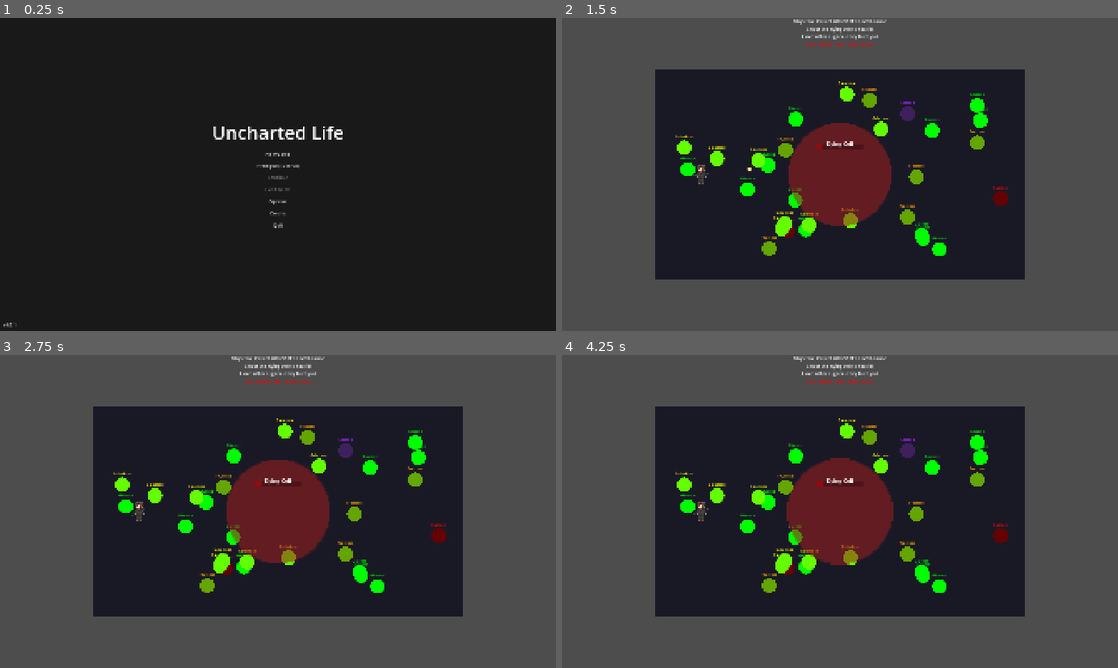
Above: before the commit, frames 1-4 (two rows, left to right).
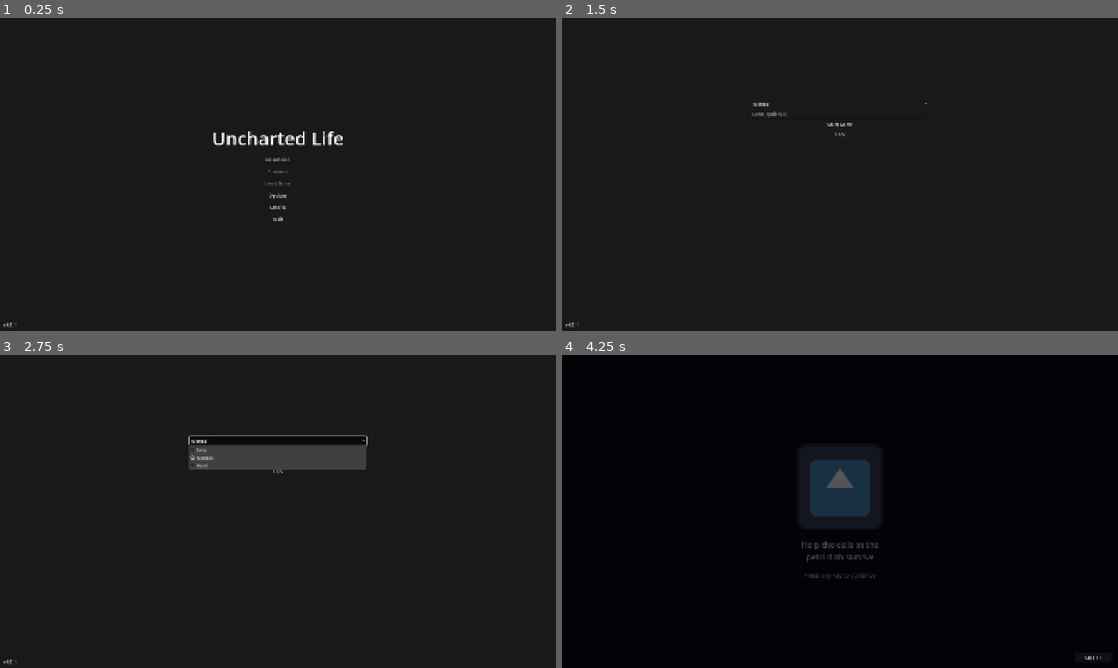
Above: after the commit, the same moments.

Repository: liup215/UnchartedLife
Game: Godot game, scene res://ui/main_menu/main_menu.tscn
Two runs of this game, one before a commit and one after it. Both use one fixed random seed, a clock stepped at 60 frames per second and the inputs below. The engine's default icon, where the game draws it, is replaced by a stand-in: a white triangle on a blue panel in a dark square.
Inputs (mouse positions are in pixels of both pictures, inside the frame that each line leads up to):
- Up to frame 1 (0.25 s): no input
- Up to frame 2 (1.5 s): click (840, 165) at 0.5 s, where only the run before the commit has a clickable "Prologue (Tutorial)"; click (840, 158) at 1.25 s, where only the run after the commit has a clickable "New Game"
- Up to frame 3 (2.75 s): click (278, 439) at 2 s, where only the run after the commit has a clickable "Normal"
- Up to frame 4 (4.25 s): click (840, 439) at 2.75 s, where only the run after the commit has a clickable "Normal"; click (840, 461) at 3.5 s, where only the run after the commit has a clickable "Start Game"

The runs differ from the first frame. In frame 1, 1.1% of the frame differs, in the area x 38-62%, y 34-68%; in frame 2, 63%; in frame 3, 66%; in frame 4, 99%, in the area x 0-100%, y 0-100%.

Commit message:
Reorganize prologue: rename to scene_02, integrate with main.tscn flow
Co-authored-by: liup215 <20367844+liup215@users.noreply.github.com>

Diff:
--- a/scenes/story/prologue/prologue_game.tscn
+++ /dev/null
@@ -1,33 +0,0 @@
-[gd_scene load_steps=6 format=3 uid="uid://dgbyydsllrnai"]
-
-[ext_resource type="Script" uid="uid://dxt57l68xsdk2" path="res://features/prologue/prologue_game.gd" id="1_game"]
-[ext_resource type="PackedScene" uid="uid://c5y8qhmmadkj2" path="res://features/prologue/target_cell.tscn" id="2_cell"]
-[ext_resource type="PackedScene" uid="uid://dbscgytmkqyn7" path="res://features/player/player.tscn" id="3_player"]
-[ext_resource type="Resource" uid="uid://bdo2suynn7vlm" path="res://data/actors/player/player_data.tres" id="4_jlky6"]
-[ext_resource type="PackedScene" uid="uid://d3p8yqsafkl5n" path="res://ui/prologue/prologue_ui.tscn" id="4_ui"]
-
-[node name="PrologueGame" type="Node2D"]
-script = ExtResource("1_game")
-
-[node name="Camera2D" type="Camera2D" parent="."]
-position = Vector2(800, 450)
-zoom = Vector2(0.8, 0.8)
-
-[node name="Background" type="ColorRect" parent="."]
-offset_right = 1600.0
-offset_bottom = 900.0
-color = Color(0.1, 0.1, 0.15, 1)
-
-[node name="SpawnContainer" type="Node2D" parent="."]
-
-[node name="TargetCell" parent="." instance=ExtResource("2_cell")]
-position = Vector2(800, 450)
-victory_health = 1000
-
-[node name="Player" parent="." instance=ExtResource("3_player")]
-position = Vector2(200, 450)
-actor_data = ExtResource("4_jlky6")
-
-[node name="UI" type="CanvasLayer" parent="."]
-
-[node name="PrologueUI" parent="UI" instance=ExtResource("4_ui")]
--- a/scenes/story/prologue/prologue_scene_01.gd
+++ b/scenes/story/prologue/prologue_scene_01.gd
@@ -279,4 +279,6 @@
 func _on_continue_pressed() -> void:
 	"""Continue to next scene after learning microscope basics"""
 	print("Microscope tutorial complete, transitioning to main game...")
+	# Set flag that microscope tutorial is completed
+	PlayerData.set("completed_microscope_tutorial", true)
 	SceneManager.SwitchToScene("res://scenes/main.tscn")
--- a/features/prologue/prologue_game.gd
+++ b/scenes/story/prologue/prologue_scene_02.gd
@@ -1,13 +1,16 @@
-## prologue_game.gd
-## Main game logic for the prologue scene
+## prologue_scene_02.gd
+## Glucose identification mini-game
 ## Spawns molecules and manages game state
 extends Node2D
+
+# Signals
+signal prologue_completed()
 
 # Preload scenes
 const MOLECULE_SCENE = preload("res://features/interactive/molecule/molecule.tscn")
 
 # Constants
-const GAME_OVER_DELAY: float = 3.0  # Seconds to wait before returning to menu
+const GAME_OVER_DELAY: float = 3.0  # Seconds to wait before completing/restarting
 
 @export var spawn_area_size: Vector2 = Vector2(1600, 900)
 @export var molecule_count: int = 30
@@ -15,9 +18,9 @@
 
 @onready var spawn_container: Node2D = $SpawnContainer
 @onready var target_cell: TargetCell = $TargetCell
-@onready var player: Actor = $Player
 @onready var ui: Control = $UI/PrologueUI
 
+var player: Actor = null  # Will be found in the scene tree
 var game_over: bool = false
 var victory: bool = false
 
@@ -32,6 +35,11 @@
 ]
 
 func _ready():
+	# Find the player in the scene tree (it should be in the parent Main scene)
+	player = get_tree().get_first_node_in_group("player")
+	if not player:
+		push_warning("Player not found in scene tree!")
+
 	_setup_game()
 	_spawn_molecules()
 	_connect_signals()
@@ -41,9 +49,7 @@
 	if target_cell:
 		target_cell.position = Vector2(spawn_area_size.x / 2, spawn_area_size.y / 2)
 
-	# Position player at a safe starting location
-	if player:
-		player.position = Vector2(200, spawn_area_size.y / 2)
+	# Note: Player positioning is handled by the main scene, not here
 
 func _spawn_molecules():
 	if not spawn_container:
@@ -139,9 +145,12 @@
 	if ui:
 		ui.show_victory()
 
-	# Pause game or transition to next scene
+	# Mark as completed
+	PlayerData.set("completed_glucose_tutorial", true)
+
+	# Wait then emit completion signal
 	await get_tree().create_timer(GAME_OVER_DELAY).timeout
-	_return_to_menu()
+	prologue_completed.emit()
 
 func _show_game_over_screen(reason: String):
 	print("=== GAME OVER ===")
@@ -150,10 +159,7 @@
 	if ui:
 		ui.show_game_over(reason)
 
-	# Wait before returning to menu
+	# Wait before restarting (player can try again)
 	await get_tree().create_timer(GAME_OVER_DELAY).timeout
-	_return_to_menu()
-
-func _return_to_menu():
-	# Return to main menu
-	get_tree().change_scene_to_file("res://ui/main_menu/main_menu.tscn")
+	# Restart the prologue by reloading
+	get_tree().reload_current_scene()
--- /dev/null
+++ b/scenes/story/prologue/prologue_scene_02.tscn
@@ -0,0 +1,18 @@
+[gd_scene load_steps=4 format=3 uid="uid://dgbyydsllrnai"]
+
+[ext_resource type="Script" path="res://scenes/story/prologue/prologue_scene_02.gd" id="1_game"]
+[ext_resource type="PackedScene" uid="uid://c5y8qhmmadkj2" path="res://features/prologue/target_cell.tscn" id="2_cell"]
+[ext_resource type="PackedScene" uid="uid://d3p8yqsafkl5n" path="res://ui/prologue/prologue_ui.tscn" id="4_ui"]
+
+[node name="PrologueScene02" type="Node2D"]
+script = ExtResource("1_game")
+
+[node name="SpawnContainer" type="Node2D" parent="."]
+
+[node name="TargetCell" parent="." instance=ExtResource("2_cell")]
+position = Vector2(800, 450)
+victory_health = 1000
+
+[node name="UI" type="CanvasLayer" parent="."]
+
+[node name="PrologueUI" parent="UI" instance=ExtResource("4_ui")]
--- a/systems/main_game_manager.gd
+++ b/systems/main_game_manager.gd
@@ -3,6 +3,10 @@
 @onready var system_menu = $SystemMenu
 @onready var player: Node2D = $Player
 @onready var map_container: Node2D = Node2D.new()
+
+# Prologue scene reference
+const PROLOGUE_SCENE_02 = preload("res://scenes/story/prologue/prologue_scene_02.tscn")
+var prologue_scene_instance: Node2D = null
 
 func _ready():
 	# Add a container for the map chunks to ensure they are rendered behind other nodes.
@@ -16,9 +20,45 @@
 	# Initialize player position based on current map
 	_initialize_player_position()
 
+	# Check if we should load the prologue (glucose game) on first entry
+	_check_and_load_prologue()
+
 	# Initial map load
 	if is_instance_valid(player):
 		MapManager.update_chunks(player.global_position)
+
+func _check_and_load_prologue():
+	"""Check if this is the first time entering main scene and load prologue if needed"""
+	# Check if coming from prologue_scene_01 (microscope) - if so, load glucose game
+	# You can use PlayerData or a flag to track this
+	# For now, we'll check if a specific flag is set
+	if PlayerData.has("completed_microscope_tutorial") and not PlayerData.has("completed_glucose_tutorial"):
+		_load_prologue_scene_02()
+
+func _load_prologue_scene_02():
+	"""Load the glucose identification game as an overlay"""
+	if prologue_scene_instance:
+		return  # Already loaded
+
+	prologue_scene_instance = PROLOGUE_SCENE_02.instantiate()
+	add_child(prologue_scene_instance)
+
+	# Position player for prologue
+	if is_instance_valid(player):
+		player.global_position = Vector2(200, 450)
+
+	# Connect to prologue completion signal if available
+	if prologue_scene_instance.has_signal("prologue_completed"):
+		prologue_scene_instance.prologue_completed.connect(_on_prologue_completed)
+
+func _on_prologue_completed():
+	"""Called when the glucose prologue is completed"""
+	if prologue_scene_instance:
+		prologue_scene_instance.queue_free()
+		prologue_scene_instance = null
+
+	# Mark as completed
+	PlayerData.set("completed_glucose_tutorial", true)
 
 func _initialize_player_position():
 	# If loading from save, player position is already set by load_data
--- a/ui/main_menu/main_menu.gd
+++ b/ui/main_menu/main_menu.gd
@@ -2,7 +2,6 @@
 
 @onready var menu_container = $CenterContainer
 @onready var new_game_button = $CenterContainer/VBoxContainer/MenuButtons/NewGameButton
-@onready var prologue_button = $CenterContainer/VBoxContainer/MenuButtons/PrologueButton
 @onready var continue_button = $CenterContainer/VBoxContainer/MenuButtons/ContinueButton
 @onready var load_game_button = $CenterContainer/VBoxContainer/MenuButtons/LoadGameButton
 @onready var options_button = $CenterContainer/VBoxContainer/MenuButtons/OptionsButton
@@ -36,7 +35,6 @@
 func RunMenuSetup():
 	# Initialize buttons
 	new_game_button.pressed.connect(_on_new_game_pressed)
-	prologue_button.pressed.connect(_on_prologue_pressed)
 	continue_button.pressed.connect(_on_continue_pressed)
 	load_game_button.pressed.connect(_on_load_game_pressed)
 	options_button.pressed.connect(_on_options_pressed)
@@ -116,12 +114,6 @@
 		print("NewGameSettings node not found.")
 
 
-func _on_prologue_pressed():
-	# Launch the prologue scene directly
-	print("Launching prologue...")
-	get_tree().change_scene_to_file("res://scenes/story/prologue/prologue_game.tscn")
-
-
 func _on_new_game_confirmed(settings):
 	# Called when NewGameSettings emits game_started
 	OnEnteringGame(true)
--- a/ui/main_menu/main_menu.tscn
+++ b/ui/main_menu/main_menu.tscn
@@ -47,10 +47,6 @@
 layout_mode = 2
 text = "New Game"
 
-[node name="PrologueButton" type="Button" parent="CenterContainer/VBoxContainer/MenuButtons"]
-layout_mode = 2
-text = "Prologue (Tutorial)"
-
 [node name="ContinueButton" type="Button" parent="CenterContainer/VBoxContainer/MenuButtons"]
 layout_mode = 2
 text = "Continue"
